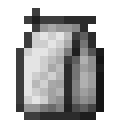
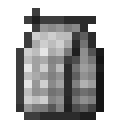
Revision of a layered 128 x 128 image; what changed, layer by layer:
added layer "组 1" (1st of 2) above "组 1" over [24, 24, 96, 112]
moved "图层 5" into group "组 1" over [24, 24, 96, 112]
moved "图层 4" into group "组 1" over [24, 24, 96, 112]
moved "图层 3" into group "组 1" over [24, 24, 96, 112]
moved "图层 1" into group "组 1" over [24, 24, 96, 112]
